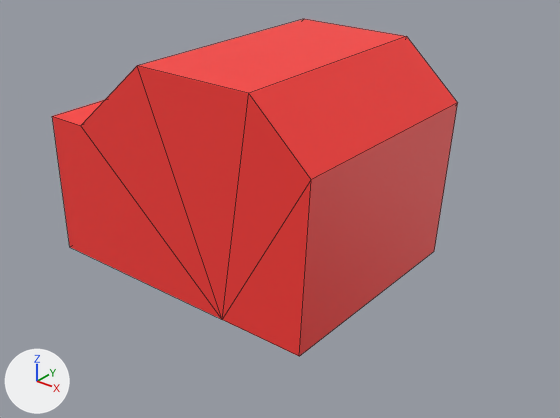
One commit to the FBX model Assets/Models/Cars/student.fbx: the scene before it, then after it.
Rendered twice from a 50 mm camera at (0.31, -0.372, 0.271) aimed at (0.017, -0.006, 0.044). The axes (+X, +Y, +Z) are drawn at lower left. The lights are the same throughout. The older version comes first. Mesh edges are drawn as thin lines.
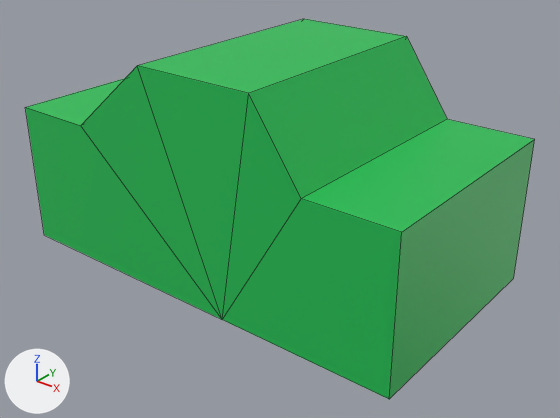
What differs and where, as boxes (x1, y1, x2, y2) in the pictures (560 x 418 px; the box of a moved part takes in the faces that stretch with it):
'Cube', reshaped (26% wider, 13% taller)
    before: (52, 19, 458, 356)
    after: (25, 19, 535, 399)
part 1 of me_cube_005, moved or reshaped
    before: (222, 103, 458, 356)
    after: (222, 119, 535, 399)
part 2 of me_cube_005, surface changed (red to green)
    before: (52, 19, 458, 319)
    after: (25, 19, 447, 319)

Patch to the scene script:
```diff
--- a/Assets/Models/Cars/student.fbx.py
+++ b/Assets/Models/Cars/student.fbx.py
@@ me_cube_005 @@
 # used by ob_cube; location = (0.0, 0.0, 0.0)
 # verts and faces of me_cube_005; kept vertices keep their numbers, new ones are numbered from 16
 # before: 0 (-0.12, -0.08, 0.0) at pixel (69, 247), 1 (-0.12, -0.08, 0.1) at pixel (52, 116), 2 (-0.12, 0.08, 0.0), 3 (-0.12, 0.08, 0.1), 4 (0.09, -0.08, 0.0) at pixel (299, 356)
 # before: 5 (0.09, 0.08, 0.0) at pixel (434, 251), 6 (0.03, 0.08, 0.0), 10 (0.096, 0.08, 0.113) at pixel (457, 102), 11 (0.03, -0.08, 0.0) at pixel (222, 319), 12 (0.096, -0.08, 0.113) at pixel (311, 179)
-me_cube_005.from_pydata(...)  # 16 vertices, 16 faces; spans x -0.12..0.096, y -0.08..0.08, z 0.0..0.15
+me_cube_005.from_pydata(...)  # 18 vertices, 17 faces; spans x -0.15..0.15, y -0.08..0.08, z 0.0..0.15
+# me_cube_005 part 1
+delete_vertices([4, 5])  # with the faces that use them
+for i in [*range(0, 4)]: verts[i] += (-0.03, 0.0, 0.0)
+verts[10] = (0.09, 0.08, 0.1)  # moved, pixel (447, 119)
+verts[12] = (0.09, -0.08, 0.1)  # moved, pixel (301, 198)
+verts[16] = (0.15, -0.08, 0.0)  # pixel (389, 399)
+verts[17] = (0.15, -0.08, 0.1)  # pixel (401, 232)
+verts[18] = (0.15, 0.08, 0.0)  # pixel (513, 278)
+verts[19] = (0.15, 0.08, 0.1)  # pixel (534, 139)
+faces += [(6, 10, 19, 18), (16, 18, 19, 17), (10, 12, 17, 19), (11, 16, 17, 12)]
+# me_cube_005 part 2: 13 kept faces spanning x -0.15..0.09, y -0.08..0.08, z 0.0..0.15 get new texture (UV) coordinates
 me_cube_005.materials.append(mat_material)
```
